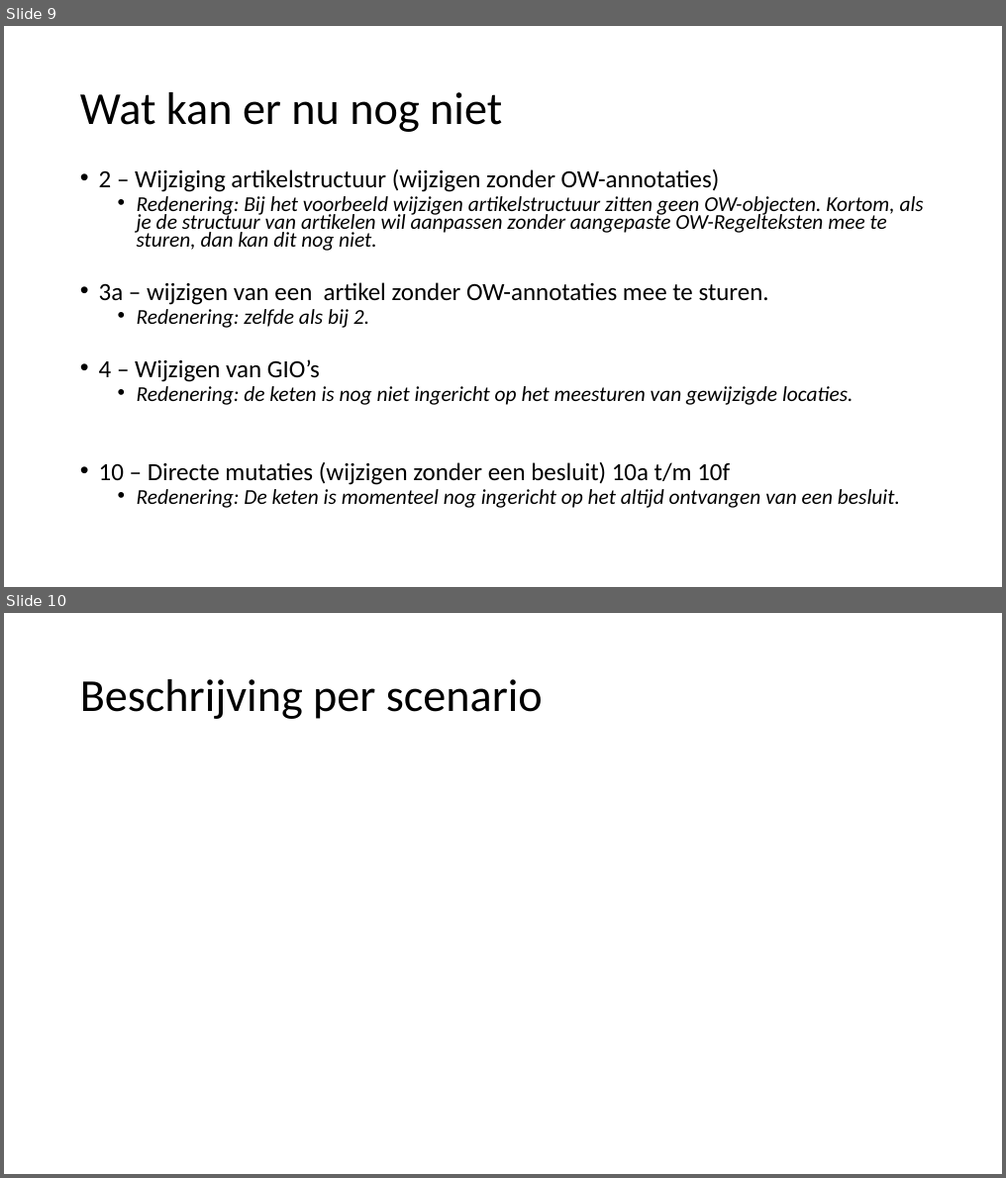
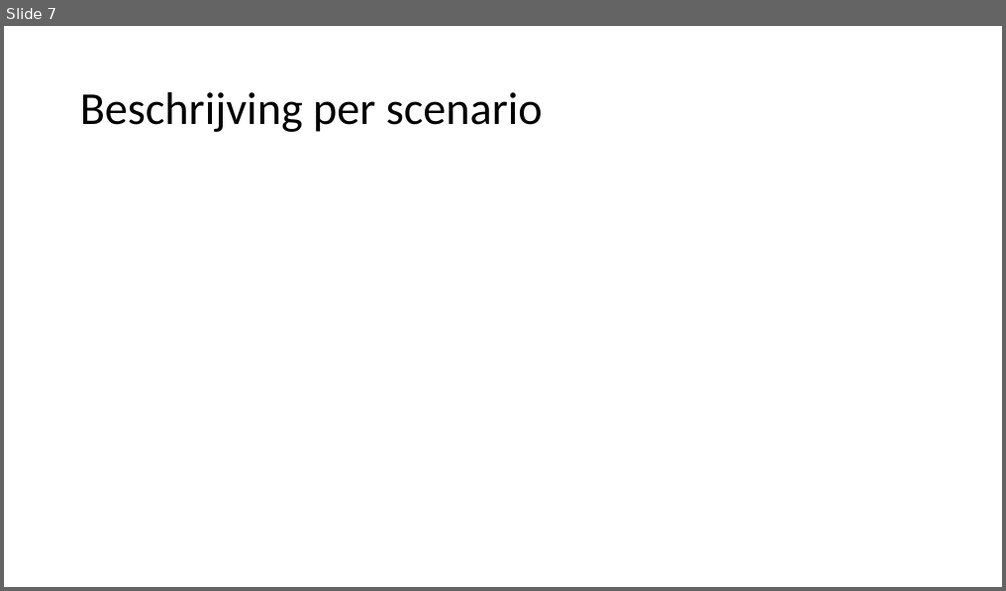
Before and after one commit to Geonovum/xml_omgevingsplan_gemeentestad, a slide deck: Submutatiescenario_s.pptx. Shown one above the other, each under a label of ours: slides 9 and 10 before the commit, slide 7 after it. The pictures are 1006x1178 and 1006x591 pixels, drawn with LibreOffice and Linux fonts; fonts in the diff are those of the drawing. Boxes give left, top, right and bottom in pixels: in the first picture for what was removed or moved away, otherwise in the second. Text is boxed around its words. In the diff, an @@ line names an element or a change of style, - is before the commit and + after.

Commit message:
mutatiescenario's in pptx

```diff
--- a/Submutatiescenario_s.pptx
+++ b/Submutatiescenario_s.pptx
@@ slide 9 removed at bbox=[4, 26, 1002, 587], background #FFFFFF @@
@@ title removed at bbox=[80, 92, 502, 132] @@
-Wat kan er nu nog niet
@@ text removed at bbox=[99, 170, 924, 508] @@
-• 2 – Wijziging artikelstructuur (wijzigen zonder OW-annotaties)
-  • Redenering: Bij het voorbeeld wijzigen artikelstructuur zitten geen OW-objecten. Kortom, als je de structuur van artikelen wil aanpassen zonder aangepaste OW-Regelteksten mee te sturen, dan kan dit nog niet.
-• 3a – wijzigen van een artikel zonder OW-annotaties mee te sturen.
-  • Redenering: zelfde als bij 2.
-• 4 – Wijzigen van GIO’s
-  • Redenering: de keten is nog niet ingericht op het meesturen van gewijzigde locaties.
-• 10 – Directe mutaties (wijzigen zonder een besluit) 10a t/m 10f
-  • Redenering: De keten is momenteel nog ingericht op het altijd ontvangen van een besluit.
@@ what was slide 10 is now slide 7 @@
```
Also in this commit, not shown: 2 slides changed, 2 other slides removed.
